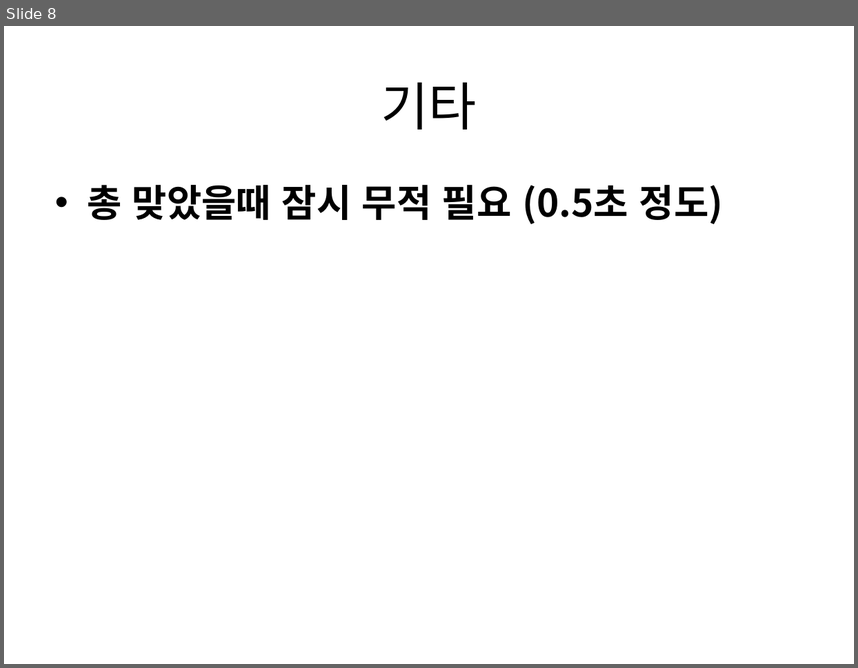
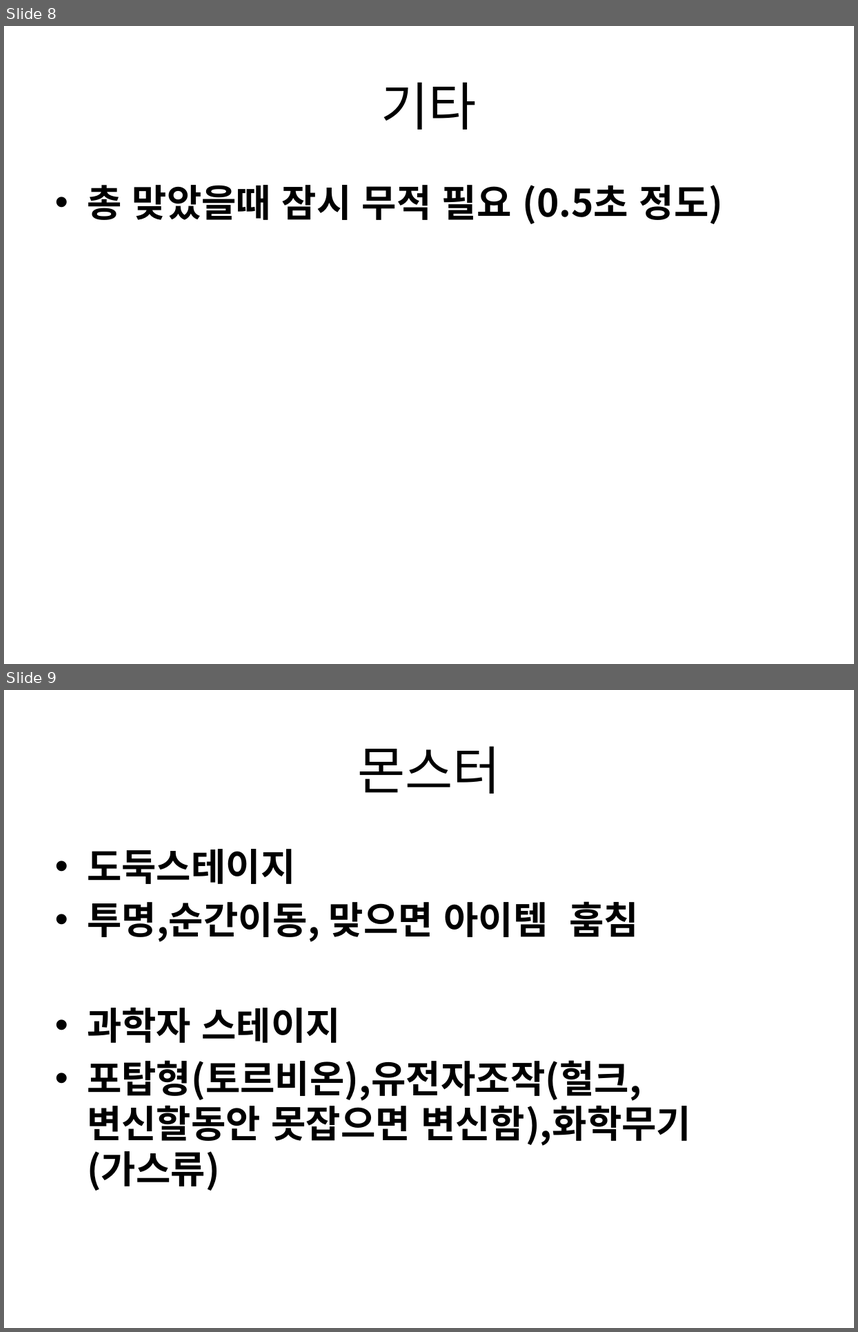
Before and after one commit to gkdlgndpdu/EscapeJail, a slide deck: EscapeJail/Assets/기획/스테이지1기획.pptx. Shown one above the other, each under a label of ours: slide 8 before the commit, slides 8 and 9 after it. The pictures are 858x668 and 858x1332 pixels, drawn with LibreOffice and Linux fonts; fonts in the diff are those of the drawing. Boxes give left, top, right and bottom in pixels: in the first picture for what was removed or moved away, otherwise in the second. Text is boxed around its words. In the diff, an @@ line names an element or a change of style, - is before the commit and + after.

```diff
--- a/EscapeJail/Assets/기획/스테이지1기획.pptx
+++ b/EscapeJail/Assets/기획/스테이지1기획.pptx
@@ slide 9 added at (4,690,854,1328), background #FFFFFF @@
@@ title added at (357,746,501,793), 44 pt, text #000000 @@
+몬스터
@@ text added at (87,849,691,1190), 32 pt, text #000000, bold @@
+• 도둑스테이지
+• 투명,순간이동, 맞으면 아이템 훔침
+• 과학자 스테이지
+• 포탑형(토르비온),유전자조작(헐크,변신할동안 못잡으면 변신함),화학무기(가스류)
```
Also in this commit, not shown: 8 other files.
